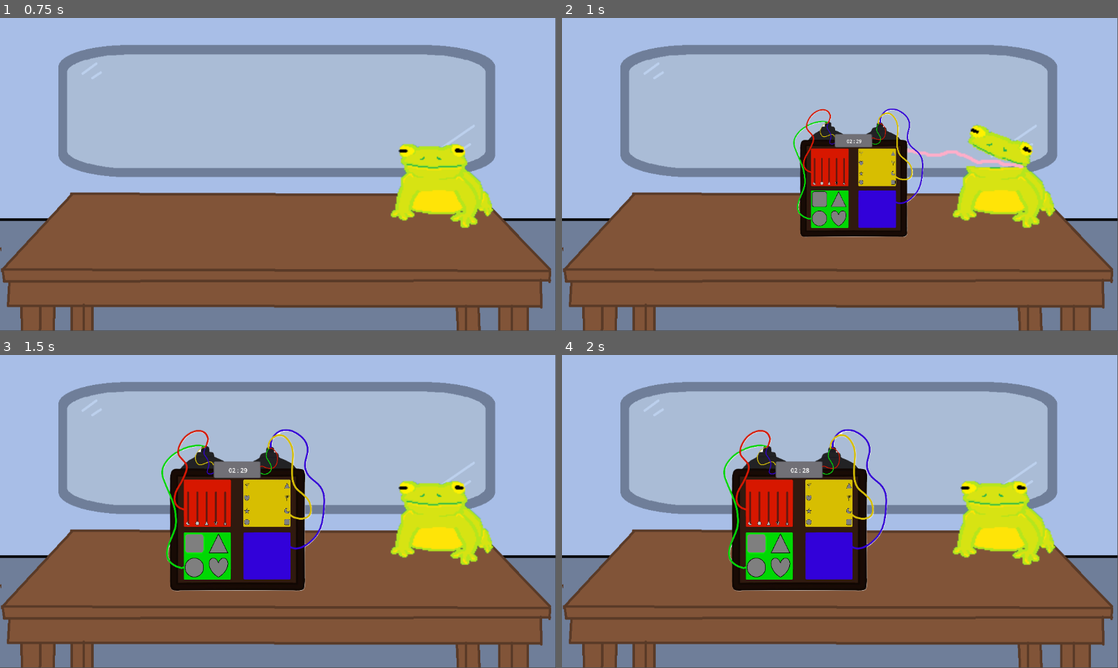
Above: before the commit, frames 1-4 (two rows, left to right).
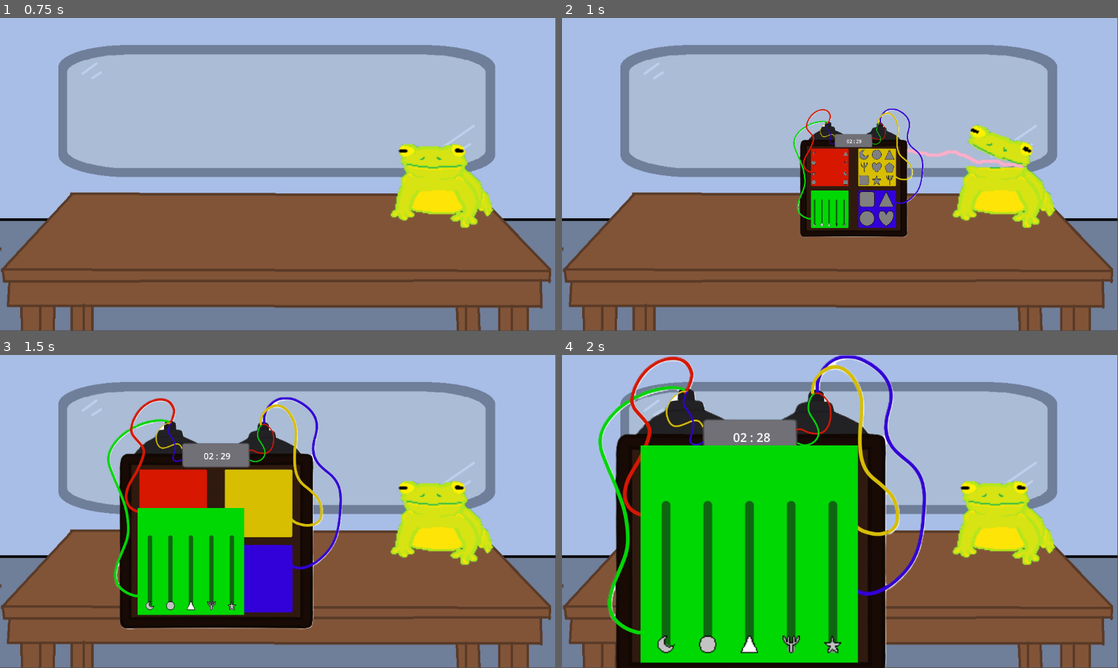
Above: after the commit, the same moments.

Repository: DepressoExpressoBoi/Godot-Wild-Jam-Signal
Game: Godot game, scene res://scenes/game_controller.tscn
Two runs of this game, one before a commit and one after it. Both use one fixed random seed, a clock stepped at 60 frames per second and the inputs below. The engine's default icon, where the game draws it, is replaced by a stand-in: a white triangle on a blue panel in a dark square.
Inputs (mouse positions are in pixels of both pictures, inside the frame that each line leads up to):
- Up to frame 1 (0.75 s): click (272, 149) at 0.5 s
- Up to frame 2 (1 s): no input
- Up to frame 3 (1.5 s): click (194, 542) at 1.27 s
- Up to frame 4 (2 s): no input

Frame 1 is identical in both runs. In frame 2, 1.5% of the frame differs, in the area x 44-60%, y 42-67%; in frame 3, 19%; in frame 4, 41%, in the area x 6-66%, y 0-100%.

Commit message:
Rearrainged and made code solver

Diff:
--- a/scenes/bomb.tscn
+++ b/scenes/bomb.tscn
@@ -3,8 +3,9 @@
 [ext_resource type="Texture2D" uid="uid://chhj4fib5rmmr" path="res://assets/bombita_clear_and_real.png" id="2_1hf1o"]
 [ext_resource type="PackedScene" uid="uid://bkyl2ft0vr0v6" path="res://scenes/puzzle_scenes/wire_match.tscn" id="2_84slv"]
 [ext_resource type="PackedScene" uid="uid://c8llpsare1wuv" path="res://scenes/puzzle_scenes/power_sliders.tscn" id="2_j15uc"]
-[ext_resource type="Script" uid="uid://ba70aqyd6uj38" path="res://scenes/bomb.gd" id="2_nxi8k"]
+[ext_resource type="Script" uid="uid://ba70aqyd6uj38" path="res://scripts/bomb.gd" id="2_nxi8k"]
 [ext_resource type="PackedScene" uid="uid://brildpp86bumd" path="res://scenes/puzzle_scenes/simon_says.tscn" id="5_nxi8k"]
+[ext_resource type="PackedScene" uid="uid://dvoqx5vgtnx0m" path="res://scenes/puzzle_scenes/code_solver.tscn" id="6_1hf1o"]
 
 [sub_resource type="RectangleShape2D" id="RectangleShape2D_84slv"]
 size = Vector2(1380, 1368)
@@ -41,6 +42,10 @@
 [node name="PUZZLE-SimonSays" parent="." unique_id=1235837024 instance=ExtResource("5_nxi8k")]
 scale = Vector2(0.4, 0.4)
 
+[node name="PUZZLE-CodeSolver" parent="." unique_id=653885062 instance=ExtResource("6_1hf1o")]
+scale = Vector2(0.4, 0.4)
+
 [connection signal="gui_input" from="PUZZLE-WireMatch" to="." method="_on_puzzle_wire_match_gui_input"]
 [connection signal="gui_input" from="PUZZLE-PowerSliders" to="." method="_on_puzzle_power_sliders_gui_input"]
 [connection signal="gui_input" from="PUZZLE-SimonSays" to="." method="_on_puzzle_simon_says_gui_input"]
+[connection signal="gui_input" from="PUZZLE-CodeSolver" to="." method="_on_puzzle_code_solver_gui_input"]
--- a/scenes/puzzle_scenes/code_solver.gd
+++ /dev/null
@@ -1,81 +0,0 @@
-extends Control
-
-var shape_options = ['square', 'circle', 'triangle', 'heart']
-
-@export var solved = false
-@export var shape_solution = []
-@export var color_designation = 'red'
-@export var puzzle_type = "SimonSays"
-
-@onready var ButtonSquare = $Square
-@onready var ButtonCircle = $Circle
-@onready var ButtonTriangle = $Triangle
-@onready var ButtonHeart = $Heart
-
-enum button {square, circle, triangle, heart}
-
-var playerCursor:int = 0;
-var sequence:Array = [];
-var idle:bool = true;
-var _idleChangeTimer:float = 5.0;
-const _idleChangeTimerStart:float = 5.0;
-const _idleChangeTimerReset:float = 3.0;
-
-func _ready() -> void:
-	create_shape_solution()
-	sequence = shape_solution
-	print(shape_solution)
-	#Set the player sequence at the begining
-	playerCursor = 0;
-
-func create_shape_solution() -> void:
-	var shape_options_copy = shape_options.duplicate()
-	shape_options_copy.shuffle()
-	for x in 4:
-		shape_solution.append(shape_options_copy.pop_back())
-
-func _process(delta):
-	if not idle:
-		return;
-
-	_idleChangeTimer -= delta;
-	if _idleChangeTimer <= 0:
-		_idleChangeTimer = _idleChangeTimerReset;
-		await(get_tree().create_timer(0.5))
-
-		if not idle: return;
-
-func resetGame():
-	idle = true;
-	_idleChangeTimer = _idleChangeTimerStart;
-	playerCursor = 0
-
-func _error():
-	print("WRONG")
-	resetGame();
-
-#Connected from buttons with a diferent parameter each
-func _checkPlayerButton(button:int):
-	if (playerCursor < sequence.size()) and sequence[playerCursor] == shape_options[button]:
-		playerCursor += 1;
-		print("CORRECT")
-	elif (playerCursor == 4):
-		print("FINISH")
-	else:
-		_error();
-
-
-func _on_square_pressed() -> void:
-	_checkPlayerButton(button.square)
-
-
-func _on_triangle_pressed() -> void:
-	_checkPlayerButton(button.triangle)
-
-
-func _on_circle_pressed() -> void:
-	_checkPlayerButton(button.circle)
-
-
-func _on_heart_pressed() -> void:
-	_checkPlayerButton(button.heart)
--- a/scenes/puzzle_scenes/code_solver.tscn
+++ b/scenes/puzzle_scenes/code_solver.tscn
@@ -1,6 +1,33 @@
 [gd_scene format=3 uid="uid://dvoqx5vgtnx0m"]
 
-[ext_resource type="Script" uid="uid://ddpp3teu5xab2" path="res://scenes/puzzle_scenes/code_solver.gd" id="1_pxk7w"]
+[ext_resource type="Script" uid="uid://ddpp3teu5xab2" path="res://scripts/puzzle_scripts/code_solver.gd" id="1_pxk7w"]
+[ext_resource type="Texture2D" uid="uid://dy8hau1ttchuv" path="res://assets/shape_icons/moon/moon_icon.png" id="2_brl6v"]
+[ext_resource type="Texture2D" uid="uid://2bhjpgxeyl81" path="res://assets/shape_icons/circle/circle_icon.png" id="3_g5cqx"]
+[ext_resource type="Texture2D" uid="uid://2nmjqknwwve2" path="res://assets/shape_icons/moon/moon_icon_hover.png" id="3_iiybg"]
+[ext_resource type="BitMap" uid="uid://cnc6267bdemjh" path="res://assets/shape_icons/moon/moon_icon_bitmap.png" id="4_as032"]
+[ext_resource type="Texture2D" uid="uid://dn58gra42p6uc" path="res://assets/shape_icons/triangle/triangle_icon.png" id="4_xscal"]
+[ext_resource type="Texture2D" uid="uid://c1j5n6i6006mv" path="res://assets/shape_icons/fork3/fork3_icon.png" id="5_wtn51"]
+[ext_resource type="Texture2D" uid="uid://ch3xef1afxo2x" path="res://assets/shape_icons/circle/circle_icon_hover.png" id="6_tnf6s"]
+[ext_resource type="Texture2D" uid="uid://ccc622t0vnh1c" path="res://assets/shape_icons/heart/heart_icon.png" id="6_x10pd"]
+[ext_resource type="Texture2D" uid="uid://bq1fulr42abo3" path="res://assets/shape_icons/pentagon/pentagon_icon.png" id="7_8cr2g"]
+[ext_resource type="BitMap" uid="uid://b7agqgbrlswlv" path="res://assets/shape_icons/circle/circle_icon_bitmap.png" id="7_tlj25"]
+[ext_resource type="Texture2D" uid="uid://d1rwpletj8amn" path="res://assets/shape_icons/square/square_icon.png" id="8_2k8ym"]
+[ext_resource type="Texture2D" uid="uid://dh2cyj0aahfxs" path="res://assets/shape_icons/star/star_icon.png" id="9_abj6j"]
+[ext_resource type="Texture2D" uid="uid://bo8bsd6uvcruy" path="res://assets/shape_icons/triangle/triangle_icon_hover.png" id="9_ta7mm"]
+[ext_resource type="BitMap" uid="uid://dawdtfay6hwuc" path="res://assets/shape_icons/triangle/triangle_icon_bitmap.png" id="10_sh7bs"]
+[ext_resource type="Texture2D" uid="uid://occo1p42edwy" path="res://assets/shape_icons/fork4/fork4_icon.png" id="10_unvyb"]
+[ext_resource type="Texture2D" uid="uid://bly1q1bo76rwi" path="res://assets/shape_icons/fork3/fork3_icon_hover.png" id="12_dpls3"]
+[ext_resource type="BitMap" uid="uid://cqtp4hlslixra" path="res://assets/shape_icons/fork3/fork3_icon_bitmap.png" id="13_r6j01"]
+[ext_resource type="Texture2D" uid="uid://dg3qxlgwp1d5m" path="res://assets/shape_icons/heart/heart_icon_hover.png" id="15_wdct4"]
+[ext_resource type="BitMap" uid="uid://cdmglkgv8owly" path="res://assets/shape_icons/heart/heart_icon_bitmap.png" id="16_2dxya"]
+[ext_resource type="Texture2D" uid="uid://cwvcs3agv52ej" path="res://assets/shape_icons/pentagon/pentagon_icon_hover.png" id="18_ci312"]
+[ext_resource type="BitMap" uid="uid://d078yyobf1d6l" path="res://assets/shape_icons/pentagon/pentagon_icon_bitmap.png" id="19_htn1d"]
+[ext_resource type="Texture2D" uid="uid://bgb8vc01kxjfm" path="res://assets/shape_icons/square/square_icon_hover.png" id="21_esqcn"]
+[ext_resource type="BitMap" uid="uid://0iecwhdxwi4p" path="res://assets/shape_icons/square/square_icon_bitmap.png" id="22_uoehw"]
+[ext_resource type="Texture2D" uid="uid://cm3vd7lk21mws" path="res://assets/shape_icons/star/star_icon_hover.png" id="24_ynmt4"]
+[ext_resource type="BitMap" uid="uid://cs7ekvua1wnld" path="res://assets/shape_icons/star/star_icon_bitmap.png" id="25_e2ygn"]
+[ext_resource type="Texture2D" uid="uid://c2gpjvn8pfegb" path="res://assets/shape_icons/fork4/fork4_icon_hover.png" id="27_mlfhi"]
+[ext_resource type="BitMap" uid="uid://bdyk8m3m8yo4x" path="res://assets/shape_icons/fork4/fork4_icon_bitmap.png" id="28_da3ri"]
 
 [node name="CodeSolver" type="Control" unique_id=653885062]
 layout_mode = 3
@@ -10,3 +37,118 @@
 grow_horizontal = 2
 grow_vertical = 2
 script = ExtResource("1_pxk7w")
+
+[node name="ColorRect" type="ColorRect" parent="." unique_id=1260126395]
+visible = false
+layout_mode = 0
+offset_right = 1000.0
+offset_bottom = 1000.0
+
+[node name="Moon" type="TextureButton" parent="." unique_id=836367731]
+layout_mode = 0
+offset_left = 25.0
+offset_top = 25.0
+offset_right = 309.0
+offset_bottom = 309.0
+texture_normal = ExtResource("2_brl6v")
+texture_hover = ExtResource("3_iiybg")
+texture_click_mask = ExtResource("4_as032")
+stretch_mode = 0
+
+[node name="Circle" type="TextureButton" parent="." unique_id=1715440090]
+layout_mode = 0
+offset_left = 359.0
+offset_top = 25.0
+offset_right = 643.0
+offset_bottom = 309.0
+texture_normal = ExtResource("3_g5cqx")
+texture_hover = ExtResource("6_tnf6s")
+texture_click_mask = ExtResource("7_tlj25")
+stretch_mode = 0
+
+[node name="Triangle" type="TextureButton" parent="." unique_id=1781192704]
+layout_mode = 0
+offset_left = 693.0
+offset_top = 25.0
+offset_right = 977.0
+offset_bottom = 309.0
+texture_normal = ExtResource("4_xscal")
+texture_hover = ExtResource("9_ta7mm")
+texture_click_mask = ExtResource("10_sh7bs")
+stretch_mode = 0
+
+[node name="Fork3" type="TextureButton" parent="." unique_id=459850006]
+layout_mode = 0
+offset_left = 25.0
+offset_top = 359.0
+offset_right = 309.0
+offset_bottom = 643.0
+texture_normal = ExtResource("5_wtn51")
+texture_hover = ExtResource("12_dpls3")
+texture_click_mask = ExtResource("13_r6j01")
+stretch_mode = 0
+
+[node name="Heart" type="TextureButton" parent="." unique_id=688614161]
+layout_mode = 0
+offset_left = 359.0
+offset_top = 359.0
+offset_right = 643.0
+offset_bottom = 643.0
+texture_normal = ExtResource("6_x10pd")
+texture_hover = ExtResource("15_wdct4")
+texture_click_mask = ExtResource("16_2dxya")
+stretch_mode = 0
+
+[node name="Pentagon" type="TextureButton" parent="." unique_id=633018793]
+layout_mode = 0
+offset_left = 693.0
+offset_top = 359.0
+offset_right = 977.0
+offset_bottom = 643.0
+texture_normal = ExtResource("7_8cr2g")
+texture_hover = ExtResource("18_ci312")
+texture_click_mask = ExtResource("19_htn1d")
+stretch_mode = 0
+
+[node name="Square" type="TextureButton" parent="." unique_id=1682920925]
+layout_mode = 0
+offset_left = 25.0
+offset_top = 693.0
+offset_right = 309.0
+offset_bottom = 977.0
+texture_normal = ExtResource("8_2k8ym")
+texture_hover = ExtResource("21_esqcn")
+texture_click_mask = ExtResource("22_uoehw")
+stretch_mode = 0
+
+[node name="Star" type="TextureButton" parent="." unique_id=1347064695]
+layout_mode = 0
+offset_left = 359.0
+offset_top = 693.0
+offset_right = 643.0
+offset_bottom = 977.0
+texture_normal = ExtResource("9_abj6j")
+texture_hover = ExtResource("24_ynmt4")
+texture_click_mask = ExtResource("25_e2ygn")
+stretch_mode = 0
+
+[node name="Fork4" type="TextureButton" parent="." unique_id=1586790961]
+layout_mode = 0
+offset_left = 693.0
+offset_top = 693.0
+offset_right = 977.0
+offset_bottom = 977.0
+texture_normal = ExtResource("10_unvyb")
+texture_hover = ExtResource("27_mlfhi")
+texture_click_mask = ExtResource("28_da3ri")
+stretch_mode = 0
+
+[connection signal="pressed" from="Moon" to="." method="_on_moon_pressed"]
+[connection signal="pressed" from="Circle" to="." method="_on_circle_pressed"]
+[connection signal="pressed" from="Triangle" to="." method="_on_triangle_pressed"]
+[connection signal="pressed" from="Fork3" to="." method="_on_fork_3_pressed"]
+[connection signal="pressed" from="Heart" to="." method="_on_heart_pressed"]
+[connection signal="pressed" from="Pentagon" to="." method="_on_pentagon_pressed"]
+[connection signal="pressed" from="Square" to="." method="_on_square_pressed"]
+[connection signal="pressed" from="Star" to="." method="_on_star_pressed"]
+[connection signal="pressed" from="Fork4" to="." method="_on_fork_4_pressed"]
--- a/scenes/puzzle_scenes/simon_says.tscn
+++ b/scenes/puzzle_scenes/simon_says.tscn
@@ -1,6 +1,6 @@
 [gd_scene format=3 uid="uid://brildpp86bumd"]
 
-[ext_resource type="Script" uid="uid://dja7flbeuuyxg" path="res://scenes/puzzle_scenes/simon_says.gd" id="1_u6qvf"]
+[ext_resource type="Script" uid="uid://dja7flbeuuyxg" path="res://scripts/puzzle_scripts/simon_says.gd" id="1_u6qvf"]
 [ext_resource type="Texture2D" uid="uid://d1rwpletj8amn" path="res://assets/shape_icons/square/square_icon.png" id="2_eeejr"]
 [ext_resource type="Texture2D" uid="uid://bgb8vc01kxjfm" path="res://assets/shape_icons/square/square_icon_hover.png" id="3_7inhd"]
 [ext_resource type="Texture2D" uid="uid://dn58gra42p6uc" path="res://assets/shape_icons/triangle/triangle_icon.png" id="3_ytpmi"]
--- a/scenes/puzzle_scenes/wire_match.tscn
+++ b/scenes/puzzle_scenes/wire_match.tscn
@@ -6,10 +6,10 @@
 [ext_resource type="Script" uid="uid://bqwu66g1uyg5w" path="res://scripts/puzzle_scripts/wire_match_puzzle/shape_button_left_2.gd" id="4_dk3uk"]
 [ext_resource type="Script" uid="uid://bxf3asc1f1e8k" path="res://scripts/puzzle_scripts/wire_match_puzzle/shape_button_left_3.gd" id="5_77l7s"]
 [ext_resource type="Script" uid="uid://c6p3kti4wsp62" path="res://scripts/puzzle_scripts/wire_match_puzzle/shape_button_left_4.gd" id="6_frkqd"]
-[ext_resource type="Script" uid="uid://bf71w6au6hggq" path="res://scenes/puzzle_scenes/shape_connector_right_1.gd" id="11_241gc"]
-[ext_resource type="Script" uid="uid://bsosyh4yhtikt" path="res://scenes/puzzle_scenes/shape_connector_right_2.gd" id="12_imr33"]
-[ext_resource type="Script" uid="uid://deof0yvgx7yjw" path="res://scenes/puzzle_scenes/shape_connector_right_3.gd" id="13_mjobc"]
-[ext_resource type="Script" uid="uid://cbd3v2kfsjsle" path="res://scenes/puzzle_scenes/shape_connector_right_4.gd" id="14_i68um"]
+[ext_resource type="Script" uid="uid://bf71w6au6hggq" path="res://scripts/puzzle_scripts/NotSureCode/shape_connector_right_1.gd" id="11_241gc"]
+[ext_resource type="Script" uid="uid://bsosyh4yhtikt" path="res://scripts/puzzle_scripts/NotSureCode/shape_connector_right_2.gd" id="12_imr33"]
+[ext_resource type="Script" uid="uid://deof0yvgx7yjw" path="res://scripts/puzzle_scripts/NotSureCode/shape_connector_right_3.gd" id="13_mjobc"]
+[ext_resource type="Script" uid="uid://cbd3v2kfsjsle" path="res://scripts/puzzle_scripts/NotSureCode/shape_connector_right_4.gd" id="14_i68um"]
 
 [sub_resource type="RectangleShape2D" id="RectangleShape2D_mmtx1"]
 size = Vector2(149, 152)
--- a/scenes/bomb.gd
+++ b/scripts/bomb.gd
@@ -15,7 +15,7 @@
 func _ready() -> void:
 	var selected_puzzle
 	var remaining_puzzles
-	for i in 3:
+	for i in 4:
 		selected_puzzle = all_puzzles.pick_random()
 		all_puzzles.erase(selected_puzzle)
 		bomb_puzzles.append(selected_puzzle)
@@ -199,3 +199,42 @@
 					bomb_tween = grow_puzzle(puzzle)
 
 		print('SimonSays puzzle_grown: ', puzzle_grown)
+
+
+func _on_puzzle_code_solver_gui_input(event: InputEvent) -> void:
+	#print('power_sliders event: ', event)
+	if event is InputEventMouseButton and event.button_index == MOUSE_BUTTON_LEFT and event.pressed:
+		var bomb_tween
+
+		print('CodeSolver puzzle_grown: ', puzzle_grown)
+
+		if puzzle_grown:
+			puzzle_grown = false
+			for puzzle in bomb_puzzles:
+				if puzzle.puzzle_type == 'CodeSolver':
+					print('in puzzle_grown CodeSolver')
+					bomb_tween = shrink_puzzle(puzzle)
+
+					await bomb_tween.finished
+
+					puzzle.get_child(0).visible = false
+
+			for puzzle in bomb_puzzles:
+				if puzzle.puzzle_type != 'CodeSolver':
+					puzzle.visible = true
+
+
+		else:
+			if bomb_grown or bomb_tweening:
+				return
+
+			puzzle_grown = true
+			for puzzle in bomb_puzzles:
+				if puzzle.puzzle_type != 'CodeSolver':
+					print('puzzle_visibility: ', puzzle, puzzle.visible)
+					puzzle.visible = false
+			for puzzle in bomb_puzzles:
+				if puzzle.puzzle_type == 'CodeSolver':
+					bomb_tween = grow_puzzle(puzzle)
+
+		print('CodeSolver puzzle_grown: ', puzzle_grown)
--- /dev/null
+++ b/scripts/puzzle_scripts/code_solver.gd
@@ -0,0 +1,97 @@
+extends Control
+
+var shape_options = ['moon', 'circle', 'triangle', 'fork3', 'heart', 'pentagon', 'square', 'star', 'fork4']
+
+@export var solved = false
+@export var shape_solution = []
+@export var color_designation = 'red'
+@export var puzzle_type = "SimonSays"
+
+@onready var ButtonMoon = $Moon
+@onready var ButtonCircle = $Circle
+@onready var ButtonTriangle = $Triangle
+@onready var ButtonFork3 = $Fork3
+@onready var ButtonHeart = $Heart
+@onready var ButtonPentagon = $Pentagon
+@onready var ButtonSquare = $Square
+@onready var ButtonStar = $Star
+@onready var ButtonFork4 = $Fork4
+
+
+enum button {moon, circle, triangle, fork3, heart, pentagon, square, star, fork4}
+
+var playerCursor:int = 0;
+var sequence:Array = [];
+
+func _ready() -> void:
+	create_shape_solution()
+	sequence = shape_solution
+	print(shape_solution)
+	#Set the player sequence at the begining
+	playerCursor = 0;
+
+func create_shape_solution() -> void:
+	var shape_options_copy = shape_options.duplicate()
+	shape_options_copy.shuffle()
+	for x in 4:
+		shape_solution.append(shape_options_copy.pop_back())
+
+func _error():
+	print("WRONG")
+	resetGame();
+
+func resetGame():
+	playerCursor = 0
+	print("RESET")
+
+
+#Connected from buttons with a diferent parameter each
+func _checkPlayerButton(button:int):
+	if (playerCursor < sequence.size()) and sequence[playerCursor] == shape_options[button]:
+		playerCursor += 1;
+		print("CORRECT")
+		if (playerCursor == 4):
+			print("FINISH")
+			solved = true
+			solved_puzzle_conditions()
+	else:
+		_error();
+
+func solved_puzzle_conditions() -> void:
+	if solved == true:
+		ButtonMoon.disabled = true
+		ButtonCircle.disabled = true
+		ButtonTriangle.disabled = true
+		ButtonFork3.disabled = true
+		ButtonHeart.disabled = true
+		ButtonPentagon.disabled = true
+		ButtonSquare.disabled = true
+		ButtonStar.disabled = true
+		ButtonFork4.disabled = true
+
+func _on_moon_pressed() -> void:
+	_checkPlayerButton(button.moon)
+
+func _on_circle_pressed() -> void:
+	_checkPlayerButton(button.circle)
+
+func _on_triangle_pressed() -> void:
+	_checkPlayerButton(button.triangle)
+
+func _on_fork_3_pressed() -> void:
+	_checkPlayerButton(button.fork3)
+
+func _on_heart_pressed() -> void:
+	_checkPlayerButton(button.heart)
+
+func _on_pentagon_pressed() -> void:
+	_checkPlayerButton(button.pentagon)
+
+func _on_square_pressed() -> void:
+	_checkPlayerButton(button.square)
+
+func _on_star_pressed() -> void:
+	_checkPlayerButton(button.star)
+
+func _on_fork_4_pressed() -> void:
+	_checkPlayerButton(button.fork4)
--- a/scripts/puzzle_scripts/puzzle_a.gd
+++ /dev/null
@@ -1,7 +0,0 @@
-extends Sprite2D
-
-@export var shape_solution = ['fake-shape']
-@export var color_designation = 'fake-puzzle'
-
-func _on_button_pressed() -> void:
-	get_parent().set_scale(Vector2(5, 5))
Binary file added: assets/shape_icons/fork3/fork3_icon_bitmap.png
Not shown, added: assets/shape_icons/fork3/fork3_icon_bitmap.png.import
Binary file added: assets/shape_icons/fork3/fork3_icon_hover.png
Not shown, added: assets/shape_icons/fork3/fork3_icon_hover.png.import
Binary file added: assets/shape_icons/fork4/fork4_icon_bitmap.png
Not shown, added: assets/shape_icons/fork4/fork4_icon_bitmap.png.import
Binary file added: assets/shape_icons/fork4/fork4_icon_hover.png
Not shown, added: assets/shape_icons/fork4/fork4_icon_hover.png.import
Binary file added: assets/shape_icons/moon/moon_icon_bitmap.png
Not shown, added: assets/shape_icons/moon/moon_icon_bitmap.png.import
Binary file added: assets/shape_icons/moon/moon_icon_hover.png
Not shown, added: assets/shape_icons/moon/moon_icon_hover.png.import
(and 21 more such lines)
